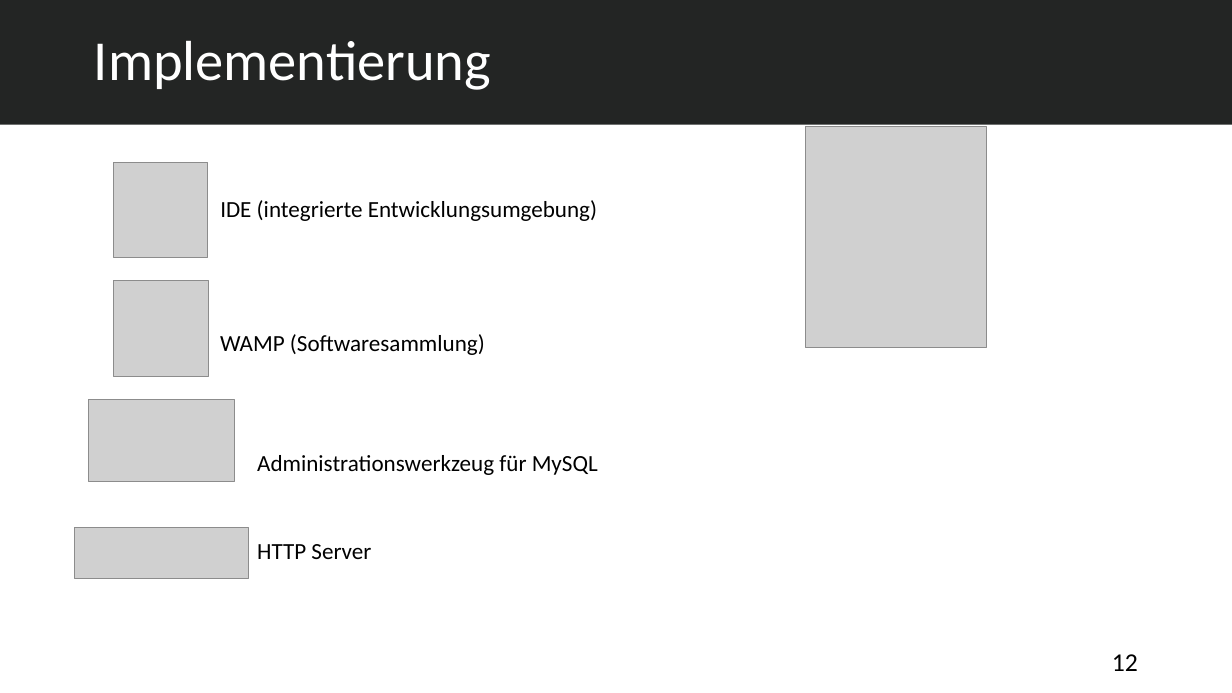
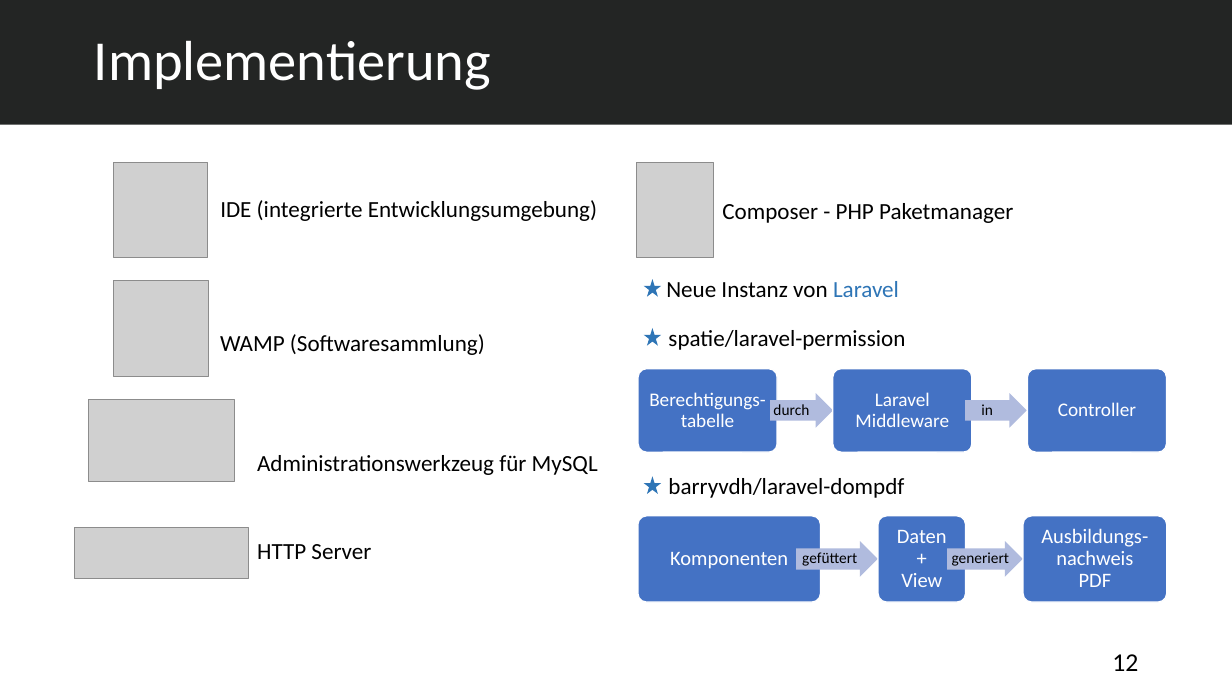
Before and after one commit to abdulsalam-emesh/Projektspresentation, a slide deck: slide 12 of Auszubildenden Verwaltungssystem.pptx. Drawn at 1232x693 pixels with LibreOffice and Linux fonts; fonts in the diff are those of the drawing; grey boxes stand for pictures. Boxes give left, top, right and bottom in pixels: in the first picture for what was removed or moved away, otherwise in the second. Text is boxed around its words. In the diff, an @@ line names an element or a change of style, - is before the commit and + after.

```diff
--- a/Auszubildenden Verwaltungssystem.pptx
+++ b/Auszubildenden Verwaltungssystem.pptx
@@ picture: place and size @@
-picture at box(806, 126, 986, 348)
+picture at box(636, 163, 714, 258)
@@ text added at box(722, 203, 1013, 223), 18 pt, text #000000 @@
+Composer - PHP Paketmanager
@@ star added at box(646, 281, 660, 295), fill #2E75B6, outline #2E75B6 1 pt @@
@@ text added at box(666, 281, 899, 297), 18 pt, text #000000 @@
+Neue Instanz von Laravel
@@ star added at box(646, 330, 660, 344), fill #2E75B6, outline #2E75B6 1 pt @@
@@ text added at box(668, 330, 905, 350), 18 pt, text #000000 @@
+spatie/laravel-permission
@@ text added at box(773, 404, 809, 415), 12 pt, text #000000 @@
+durch
@@ text added at box(981, 404, 993, 415), 12 pt, text #000000 @@
+in
@@ group added at box(639, 369, 1166, 452): 3 rounded rectangles, 3 texts, 2 right arrows @@
+Berechtigungs-
+tabelle
+Laravel
+Middleware
+Controller
@@ star added at box(646, 479, 660, 493), fill #2E75B6, outline #2E75B6 1 pt @@
@@ text added at box(668, 478, 904, 498), 18 pt, text #000000 @@
+barryvdh/laravel-dompdf
@@ group added at box(638, 516, 1167, 602): 3 rounded rectangles, 3 texts, 2 right arrows @@
+Komponenten
+Daten
++
+View
+Ausbildungs-nachweis
+PDF
@@ text added at box(802, 552, 857, 566), 12 pt, text #000000 @@
+gefüttert
@@ text added at box(952, 552, 1009, 566), 12 pt, text #000000 @@
+generiert
```
Also in this commit, not shown: 7 slides added, 13 other files.
